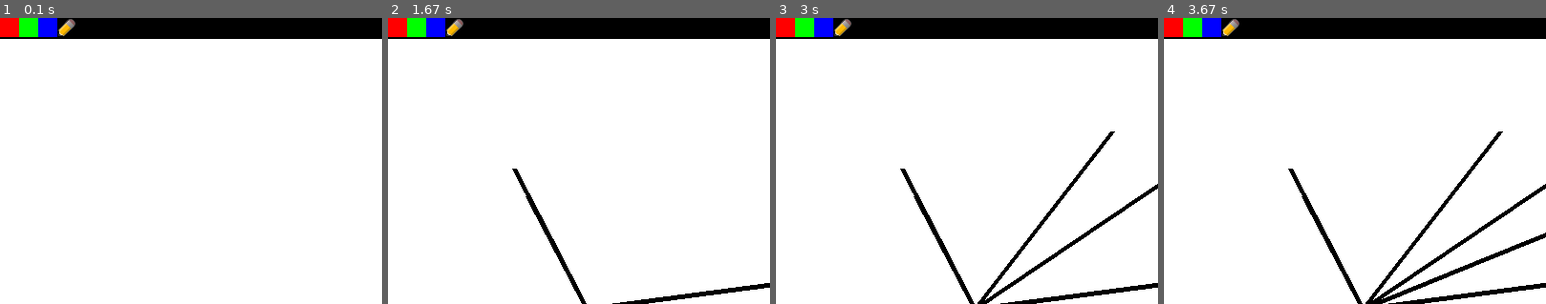
Above: before the commit, frames 1-4 (left to right).
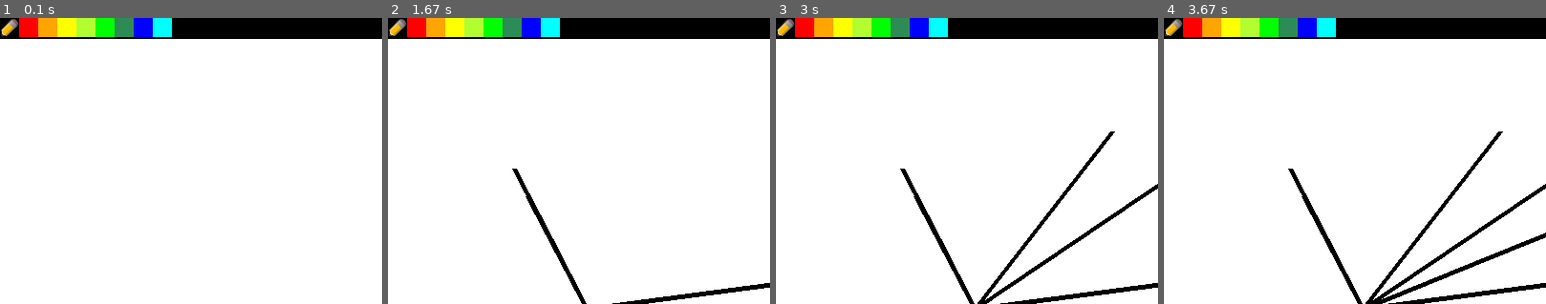
Above: after the commit, the same moments.

Repository: Crawl3r/PyGame-MsPaint
Game: pygame game, started from codigo_fonte.py
The game is run twice, just before and just after one commit, with the same random seed, the same clock (stepped at 60 frames per second) and the same inputs.
Inputs (mouse positions are % of the whole screen's width and height, from its top left):
- Up to frame 1 (0.1 s): no input
- Up to frame 2 (1.67 s): press the mouse at (26, 51) at 0.37 s; move the mouse to (43, 62) at 0.47 s; release the mouse at (60, 72) at 0.6 s; press the mouse at (26, 51) at 0.7 s; move the mouse to (21, 38) at 0.8 s; release the mouse at (16, 26) at 0.93 s; press the mouse at (26, 51) at 1.03 s; move the mouse to (22, 41) at 1.13 s; release the mouse at (18, 31) at 1.27 s; press the mouse at (26, 51) at 1.37 s; move the mouse to (46, 47) at 1.47 s; release the mouse at (66, 44) at 1.6 s
- Up to frame 3 (3 s): press the mouse at (26, 51) at 1.7 s; move the mouse to (38, 69) at 1.8 s; release the mouse at (51, 87) at 1.93 s; press the mouse at (26, 51) at 2.03 s; move the mouse to (43, 35) at 2.13 s; release the mouse at (61, 20) at 2.27 s; press the mouse at (26, 51) at 2.37 s; move the mouse to (41, 63) at 2.47 s; release the mouse at (57, 75) at 2.6 s; press the mouse at (26, 51) at 2.7 s; move the mouse to (35, 35) at 2.8 s; release the mouse at (44, 20) at 2.93 s
- Up to frame 4 (3.67 s): press the mouse at (26, 51) at 3.03 s; move the mouse to (42, 42) at 3.13 s; release the mouse at (59, 33) at 3.27 s; press the mouse at (26, 51) at 3.37 s; move the mouse to (39, 67) at 3.47 s; release the mouse at (52, 84) at 3.6 s
The pictures show only the part of the screen within x 0-50%, y 0-50%; the shares and areas given below are measured in that part.

The runs differ from the first frame. In frame 1, 3.0% of the frame differs, in the area x 0-45%, y 0-7%; in frame 2, 3.0%; in frame 3, 3.0%; in frame 4, 3.0%.

Commit message:
Adicionadas cores
Adicionadas mais 5 cores e cor preta movida para o início da paleta.

Diff:
--- a/codigo_fonte.py
+++ b/codigo_fonte.py
@@ -34,12 +34,17 @@
 
     #imagens
     img_lapis = pygame.image.load("lapis.jpg")
-    screen.blit(img_lapis, (60, 0))
+    screen.blit(img_lapis, (0, 0))
 
     #seletores de cor
-    pygame.draw.rect(screen, (255, 0, 0), [0, 0, 20, 20])
-    pygame.draw.rect(screen, (0, 255, 0), [20, 0, 20, 20])
-    pygame.draw.rect(screen, (0, 0, 255), [40, 0, 20, 20])
+    pygame.draw.rect(screen, (255, 0, 0), [20, 0, 20, 20])
+    pygame.draw.rect(screen, (255, 165, 0), [40, 0, 20, 20])
+    pygame.draw.rect(screen, (255, 255, 0), [60, 0, 20, 20])
+    pygame.draw.rect(screen, (177, 255, 47), [80, 0, 20, 20])
+    pygame.draw.rect(screen, (0, 255, 0), [100, 0, 20, 20])
+    pygame.draw.rect(screen, (46, 139, 87), [120, 0, 20, 20])
+    pygame.draw.rect(screen, (0, 0, 255), [140, 0, 20, 20])
+    pygame.draw.rect(screen, (0, 255, 255), [160, 0, 20, 20])
 
     #borracha
     borracha = texto.render("Borracha", True, (255, 255, 255))
@@ -52,23 +57,48 @@
     #troca de cores
 
     #preto
-    if x > 60 and x < 80 and y < -2 and pygame.mouse.get_pressed()==(1,0,0):
+    if  x < 20 and y < -2 and pygame.mouse.get_pressed()==(1,0,0):
         line_color = 0, 0, 0
         line_size = 5
 
     #vermelho
-    if x < 20 and y < -2 and pygame.mouse.get_pressed()==(1,0,0):
+    elif x > 20 and x < 40 and y < -2 and pygame.mouse.get_pressed()==(1,0,0):
         line_color = 255, 0, 0
         line_size = 5
 
+    #laranja
+    elif x > 40 and x < 60 and y < -2 and pygame.mouse.get_pressed()==(1,0,0):
+        line_color = 255, 165, 0
+        line_size = 5
+
+    #amarelo
+    elif x > 60 and x < 80 and y < -2 and pygame.mouse.get_pressed()==(1,0,0):
+        line_color = 255, 255, 0
+        line_size = 5
+
+    #meio verde
+    elif x > 80 and x < 100 and y < -2 and pygame.mouse.get_pressed()==(1,0,0):
+        line_color = 177, 255, 47
+        line_size = 5
+
     #verde
-    elif x > 20 and x < 40 and y < -2 and pygame.mouse.get_pressed()==(1,0,0):
+    elif x > 100 and x < 120 and y < -2 and pygame.mouse.get_pressed()==(1,0,0):
         line_color = 0, 255, 0
         line_size = 5
 
+    #meio azul
+    elif x > 120 and x < 140 and y < -2 and pygame.mouse.get_pressed()==(1,0,0):
+        line_color = 46, 139, 87
+        line_size = 5
+
     #azul
-    elif x > 40 and x < 60 and y < -2 and pygame.mouse.get_pressed()==(1,0,0):
+    elif x > 140 and x < 160 and y < -2 and pygame.mouse.get_pressed()==(1,0,0):
         line_color = 0, 0, 255
+        line_size = 5
+
+    #azul claro
+    elif x > 160 and x < 180 and y < -2 and pygame.mouse.get_pressed()==(1,0,0):
+        line_color = 0, 255, 255
         line_size = 5
 
     #limpar a tela
